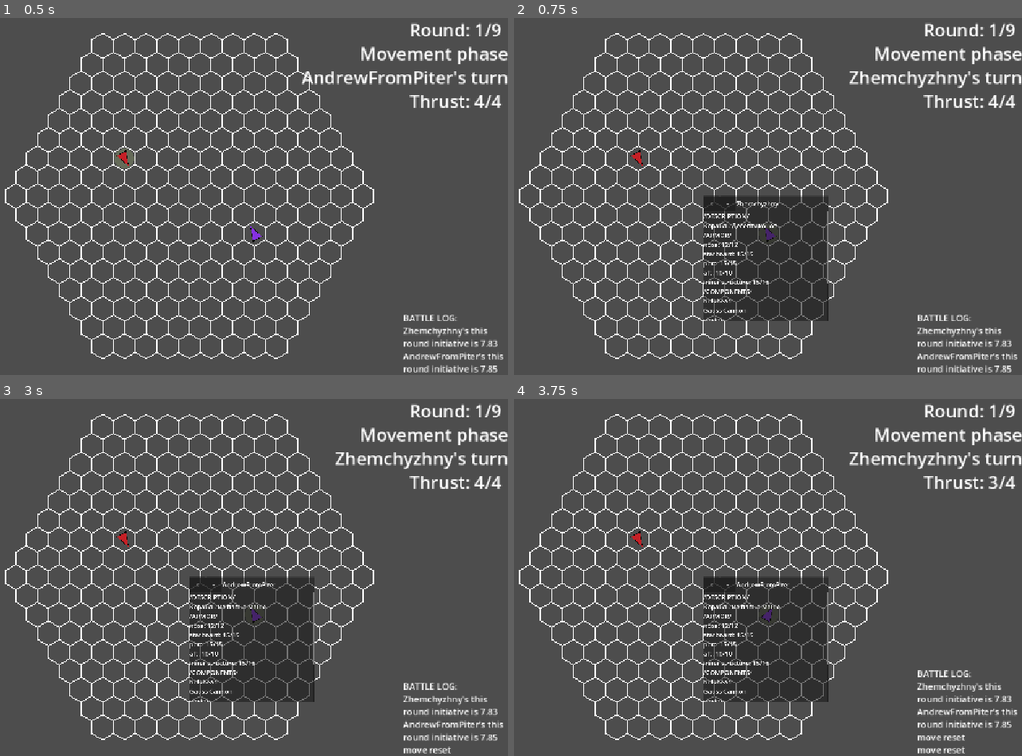
Above: before the commit, frames 1-4 (two rows, left to right).
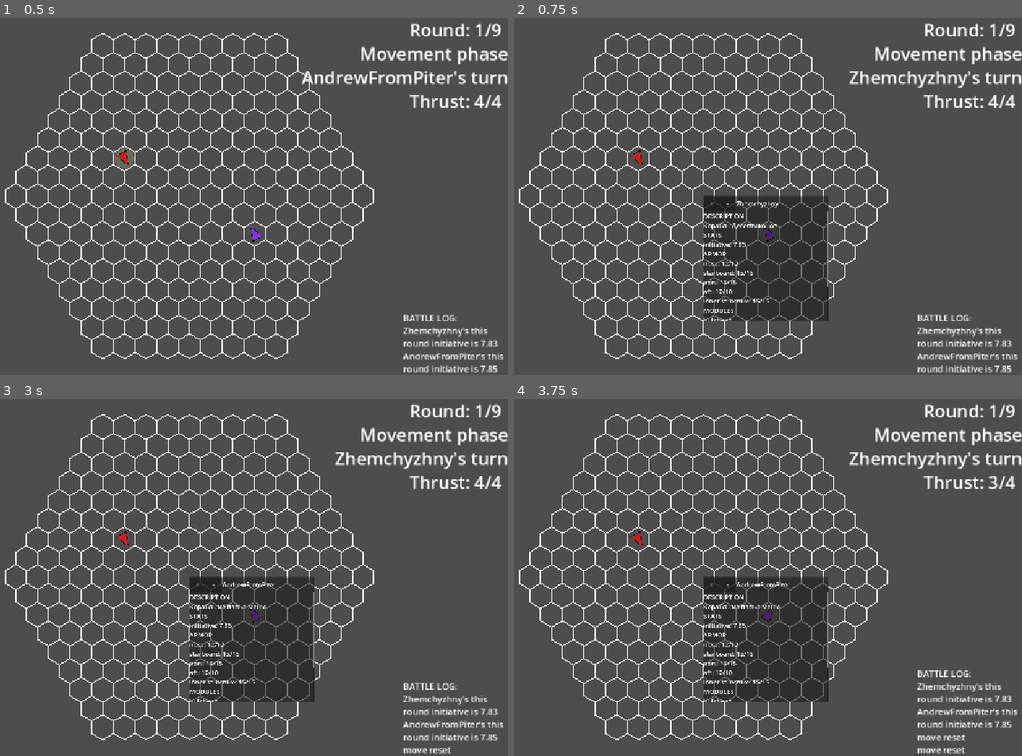
Above: after the commit, the same moments.

Repository: Idandot/Space-Arena
Game: Godot game, scene res://Base Class/Arena.tscn
The game is run twice, just before and just after one commit, with the same random seed, the same clock (stepped at 60 frames per second) and the same inputs.
Inputs (mouse positions are in pixels of both pictures, inside the frame that each line leads up to):
- Up to frame 1 (0.5 s): no input
- Up to frame 2 (0.75 s): tap Enter (end_turn) at 0.5 s; drag from (768, 232) to (529, 196) at 0.52 s
- Up to frame 3 (3 s): click "--" at 1.25 s; click "X" at 2 s; tap Backspace (reset_move) at 2.75 s; drag from (121, 538) to (15, 577) at 2.77 s
- Up to frame 4 (3.75 s): tap Backspace (reset_move) at 3.5 s; move the mouse to (768, 498) at 3.52 s; hold Right (turn_right) from 3.53 s (still down); tap Q (next_weapon) at 3.6 s

Frame 1 is identical in both runs. In frame 2, 0.7% of the frame differs, in the area x 37-62%, y 54-85%; in frame 3, 0.7%; in frame 4, 0.7%.

Commit message:
0.1.6.24 Ship Contents cleanup

Diff:
--- a/Base Class/Actor.gd
+++ b/Base Class/Actor.gd
@@ -6,6 +6,7 @@
 signal turn_ended(actor: Actor)
 signal turn_started(actor: Actor, phase: Enums.game_states)
 signal killed(actor: Actor)
+signal initiative_changed()
 
 var display_name: String = "":
 	set(value):
@@ -69,3 +70,4 @@
 func _calculate_round_initiative(_new_round: int) -> void:
 	_round_initiative = _initiative + randf()
 	GameEvents.log_request.emit("%s's this round initiative is %.2f" % [display_name, _round_initiative])
+	initiative_changed.emit()
--- a/Modules/Module.gd
+++ b/Modules/Module.gd
@@ -8,7 +8,7 @@
 		return tags
 
 
-var _max_module_integrity: int = 100
+var _max_module_integrity: int = 5
 @onready var _module_integrity: int = _max_module_integrity
 var _active: bool = true
 var module_name: String
--- a/UI/WindowContents/ship_contents.gd
+++ b/UI/WindowContents/ship_contents.gd
@@ -1,78 +1,118 @@
 extends Content
+
+const SECTION_DESCRIPTION = "DESCRIPTION"
+const SECTION_STATS = "STATS"
+const SECTION_ARMOR = "ARMOR"
+const SECTION_MODULES = "MODULES"
+const SECTION_WEAPONS = "WEAPONS"
 
 @export var label_theme: Theme
 
 var _actor: Actor
-var labels: Dictionary[String, Label] = {}
 var _health_component: HealthComponent
+var _labels: Dictionary[StringName, Label] = {}
 
-func setup(actor: Actor):
-	if actor == null:
+func setup(actor: Actor) -> void:
+	if not is_instance_valid(actor):
 		return
+
 	_clear()
 	_actor = actor
 
-	add_list_label("/DESCRIPTION/", [_actor.description])
+	_add_section(SECTION_DESCRIPTION, [_actor.description])
+	_setup_stats()
+	_setup_armor()
+	_setup_ship_modules()
 
-	_health_component = _actor.find_child("HealthComponent") as HealthComponent
-	if _health_component != null:
-		var ss: Dictionary[String, int] = _health_component.starting_structure
-		var cs = _health_component.structure
-		var armor_text: Array[String]
+#НАСТРОЙКА СЕКЦИЙ
 
-		for location in ss.keys():
-			armor_text.append("%s: %d/%d" % [location, cs[location], ss[location]])
+func _setup_stats() -> void:
+	_actor.initiative_changed.connect(_update_initiative)
+	var stats_text: Array[String] = ["initiative: %.2f" % _actor.get_initiative()]
+	_add_section(SECTION_STATS, stats_text)
 
-		add_list_label("/ARMOR/", armor_text)
+func _setup_armor() -> void:
+	_health_component = _actor.get_node_or_null("HealthComponent") as HealthComponent
+	if not _health_component:
+		return
 
-		_health_component.structure_changed.connect(_update_armor)
+	_health_component.structure_changed.connect(_update_armor)
 
-	var ship_layout: ShipLayout = _actor.find_child("ShipLayout") as ShipLayout
-	if ship_layout == null:
+	var armor_text: Array[String] = _build_armor_text()
+	_add_section(SECTION_ARMOR, armor_text)
+
+func _setup_ship_modules() -> void:
+	var ship_layout: ShipLayout = _actor.get_node_or_null("ShipLayout") as ShipLayout
+	if not ship_layout:
 		return
-	var modules: Dictionary[Vector2i, Module] = ship_layout.modules
-	var module_names: Array[String] = []
-	for module: Module in modules.values():
-		module_names.append(module.module_name)
 
-	add_list_label("/COMPONENTS/", module_names)
+	var modules_text: Array[String] = []
+	for module: Module in ship_layout.modules.values():
+		modules_text.append(module.module_name)
+	_add_section(SECTION_MODULES, modules_text)
 
-	var weapons: Array[Weapon] = ship_layout.get_weapons()
-	var weapon_names: Array[String]
-	for weapon in weapons:
-		weapon_names.append(weapon.module_name)
+#РАБОТА С UI
 
-	add_list_label("/WEAPONS/", weapon_names)
-
-func add_list_label(header: String, text: Array[String] = []):
-	var label = Label.new()
+func _add_section(section_key: StringName, lines: Array[String] = []) -> void:
+	var label := Label.new()
 	add_child(label)
-	labels[header] = label
+	_labels[section_key] = label
 
 	label.theme = label_theme
-	label.paragraph_separator = "\n"
+	label.text = _format_section_text(section_key, lines)
 
-	label.text = header
-	for line in text:
-		label.text += "\n" + line
+func _update_section(section_key: StringName, lines: Array[String] = []) -> void:
+	if not _labels.has(section_key):
+		push_warning("UI Section '%s' not found. Was it initialized?" % section_key)
+		return
 
+	_labels[section_key].text = _format_section_text(section_key, lines)
 
-func _update_label_text(label: String, header: String, text: Array[String] = []):
-	labels[label].text = header
-	for line in text:
-		labels[label].text += "\n" + line
+func _format_section_text(header: String, lines: Array[String]) -> String:
+	if lines.is_empty():
+		return header
+	return "%s\n%s" % [header, "\n".join(lines)]
+
+func _build_armor_text() -> Array[String]:
+	var armor_text: Array[String] = []
+	var starting: Dictionary[String, int] = _health_component.starting_structure
+	var current: Dictionary[String, int] = _health_component.structure
+
+	for location: String in starting.keys():
+		var current_hp: int = current.get(location, 0)
+		var max_hp: int = starting[location]
+		armor_text.append("%s: %d/%d" % [location, current_hp, max_hp])
+
+	return armor_text
+
+#CALLABLE ДЛЯ СИГНАЛОВ
+
+func _update_initiative():
+	var stats_text: Array[String] = ["initiative: %.2f" % _actor.get_initiative()]
+	_update_section(SECTION_STATS, stats_text)
+
+func _update_armor() -> void:
+	if not _health_component:
+		return
+
+	_update_section(SECTION_ARMOR, _build_armor_text())
+
+#ЧИСТКА И ПАМЯТЬ
 
 func _clear():
-	for label: Label in labels.values():
-		label.queue_free()
-	labels.clear()
+	_disconnect_signals()
 
-func _update_armor():
-	var ss: Dictionary[String, int] = _health_component.starting_structure
-	var cs = _health_component.structure
-	var armor_text: Array[String]
+	for label: Label in _labels.values():
+		if is_instance_valid(label):
+			label.queue_free()
+	_labels.clear()
 
-	for location in ss.keys():
-		armor_text.append("%s: %d/%d" % [location, cs[location], ss[location]])
+	_actor = null
+	_health_component = null
 
-	_update_label_text("/ARMOR/", "/ARMOR/", armor_text)
+func _disconnect_signals() -> void:
+	if is_instance_valid(_actor) and _actor.initiative_changed.is_connected(_update_initiative):
+		_actor.initiative_changed.disconnect(_update_initiative)
+
+	if is_instance_valid(_health_component) and _health_component.structure_changed.is_connected(_update_armor):
+		_health_component.structure_changed.disconnect(_update_armor)
